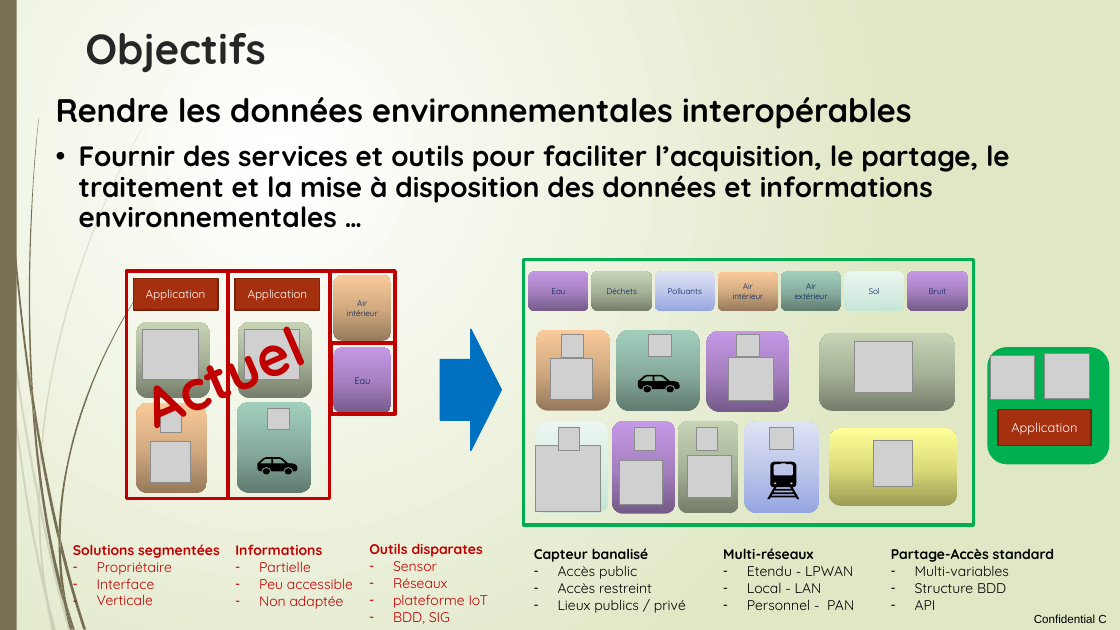
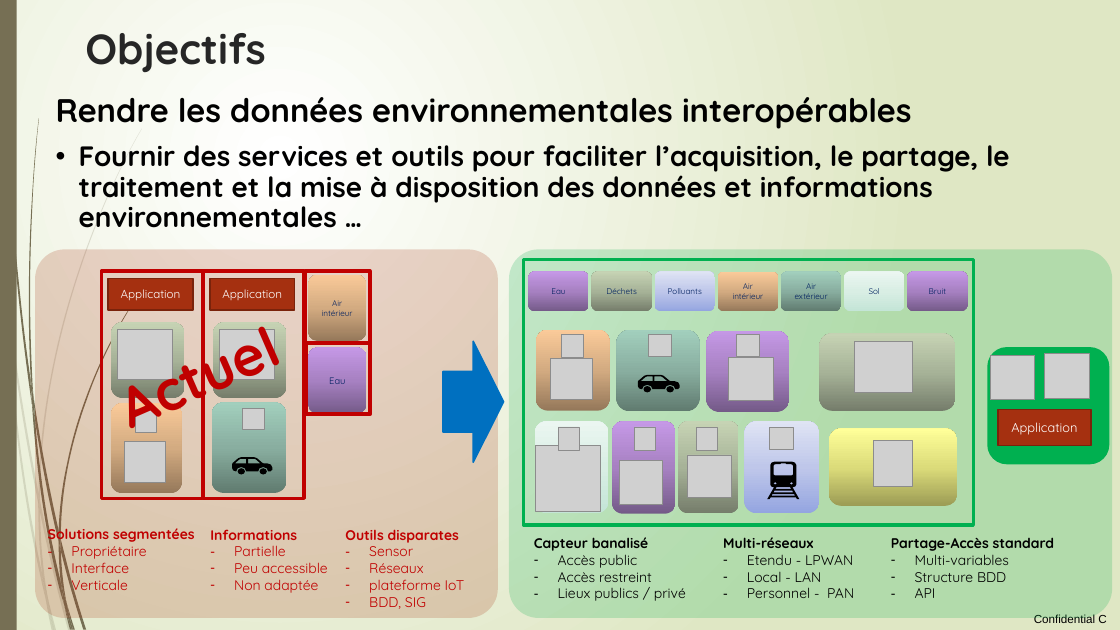
Before and after one commit to loco-philippe/Environmental-Sensing, a slide deck: slide 6 of documentation/initiative citoyenne.pptx (slide 22 before the commit). Drawn at 1120x630 pixels with LibreOffice and Linux fonts; fonts in the diff are those of the drawing; grey boxes stand for pictures. Boxes give left, top, right and bottom in pixels: in the first picture for what was removed or moved away, otherwise in the second. Text is boxed around its words. In the diff, an @@ line names an element or a change of style, - is before the commit and + after.

```diff
--- a/documentation/initiative citoyenne.pptx
+++ b/documentation/initiative citoyenne.pptx
@@ rounded rectangle added at [35,250,498,618], fill #A53010 at 20% opacity @@
@@ rounded rectangle added at [509,250,1112,618], fill #00AD48 at 20% opacity @@
@@ 6 rectangles, 6 rounded rectangles, 5 pictures, 3 freeform shapes, 1 text: place and size @@
-6 rectangles, 6 rounded rectangles, 5 pictures, 3 freeform shapes, 1 text at [124,271,396,498]
+6 rectangles, 6 rounded rectangles, 5 pictures, 3 freeform shapes, 1 text at [99,271,371,498]
@@ right arrow: place and size @@
-right arrow at [440,329,501,450]
+right arrow at [443,341,503,462]
@@ 3 texts: place and size @@
-3 texts at [73,543,489,624]
+3 texts at [48,525,465,609]
@@ 3 texts: place and size @@
-3 texts at [534,548,1054,613]
+3 texts at [534,537,1054,601]
@@ page number removed at [943,549,1120,582] @@
-22
```
Also in this commit, not shown: 13 other slides changed, 3 slides added, 1 slide removed, 1 other file.
